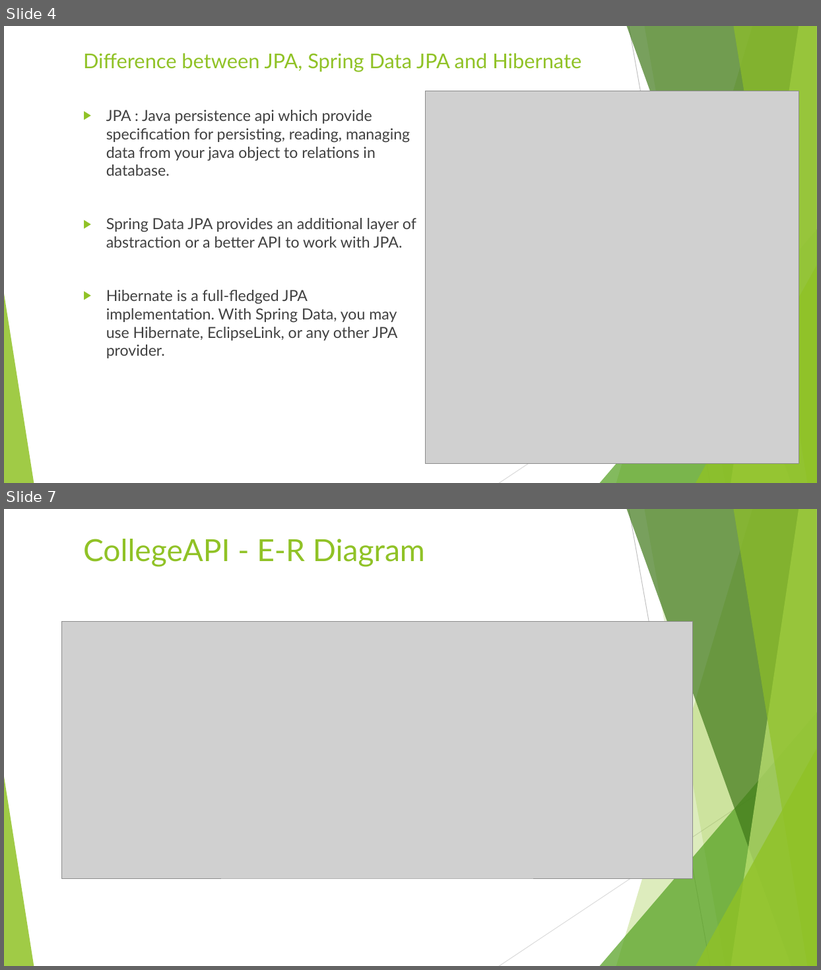
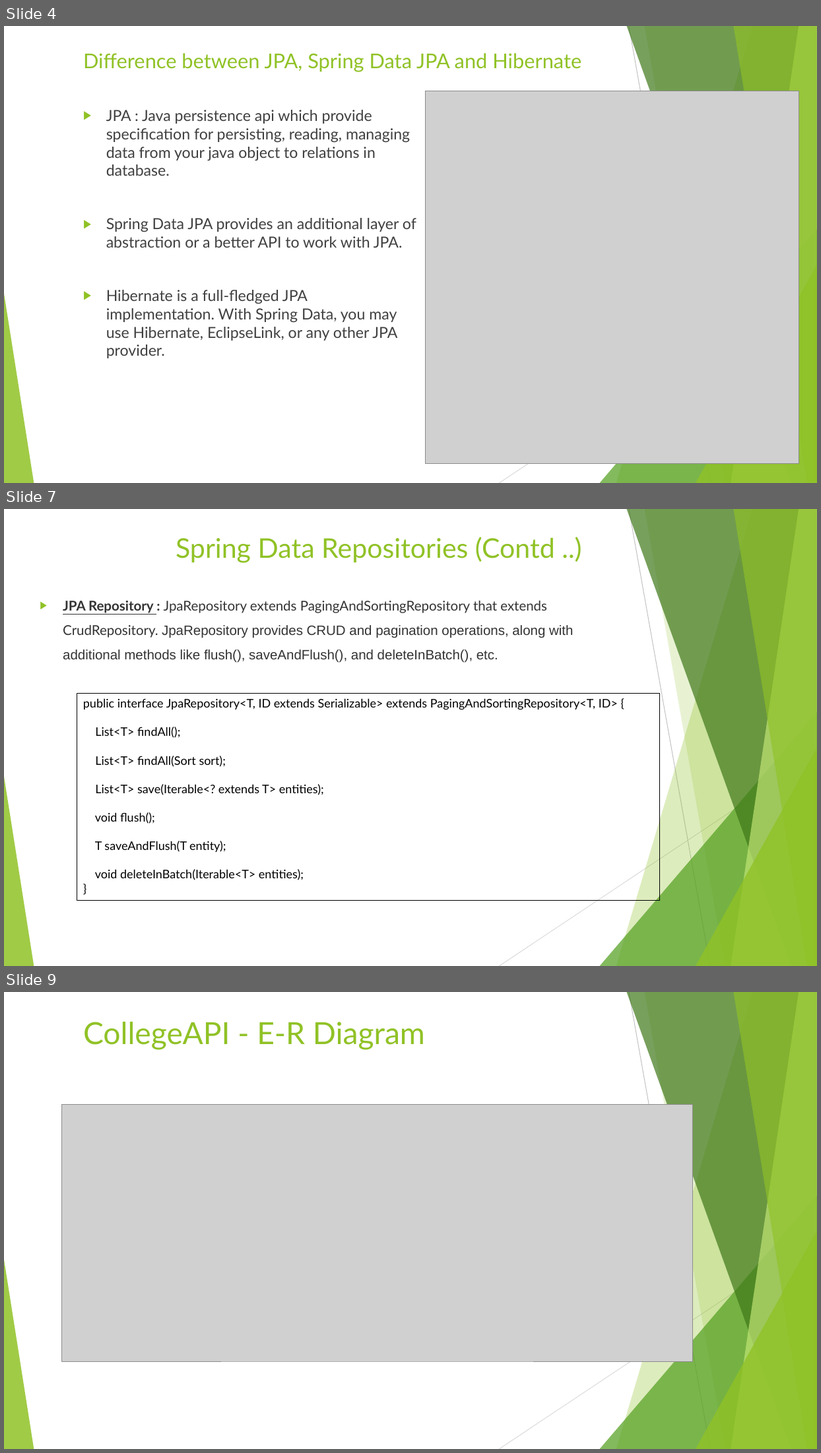
Before and after one commit to SwarnadeepGhosh/CollegeAPI-JPA, a slide deck: img/JPATutorial.pptx. Shown one above the other, each under a label of ours: slides 4 and 7 before the commit, slides 4, 7 and 9 after it; the slides between them are not shown. The pictures are 821x970 and 821x1453 pixels, drawn with LibreOffice and Linux fonts; fonts in the diff are those of the drawing; grey boxes stand for pictures. Boxes give left, top, right and bottom in pixels: in the first picture for what was removed or moved away, otherwise in the second. Text is boxed around its words. In the diff, an @@ line names an element or a change of style, - is before the commit and + after.

```diff
--- a/img/JPATutorial.pptx
+++ b/img/JPATutorial.pptx
@@ slide 7 added at box(4, 509, 817, 966), background #FFFFFF; not listed: 10 template elements that a slide beside it also shows @@
@@ title added at box(176, 537, 555, 563), 32 pt, text #90C226 @@
+Spring Data Repositories (Contd ..)
@@ text added at box(63, 601, 573, 663), 16 pt, text #333333 @@
+▶ JPA Repository : JpaRepository extends PagingAndSortingRepository that extends CrudRepository. JpaRepository provides CRUD and pagination operations, along with additional methods like flush(), saveAndFlush(), and deleteInBatch(), etc.
@@ rectangle added at box(77, 693, 660, 900), outline #000000 0.75 pt, 14 pt, text #000000 @@
+public interface JpaRepository<T, ID extends Serializable> extends PagingAndSortingRepository<T, ID> {
+List<T> findAll();
+List<T> findAll(Sort sort);
+List<T> save(Iterable<? extends T> entities);
+void flush();
+T saveAndFlush(T entity);
+void deleteInBatch(Iterable<T> entities);
+}
@@ what was slide 7 is now slide 9 @@
```
Also in this commit, not shown: 10 slides changed, 7 other slides added, 1 slide removed.
